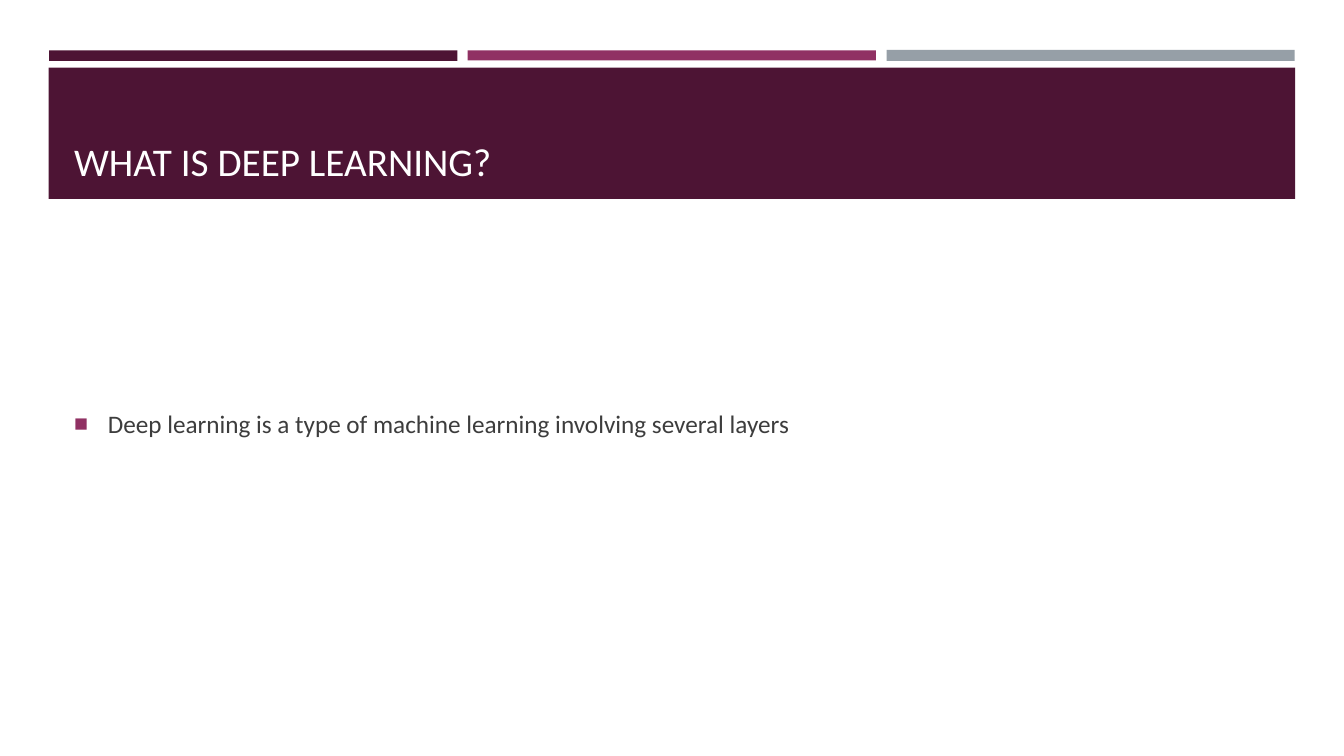
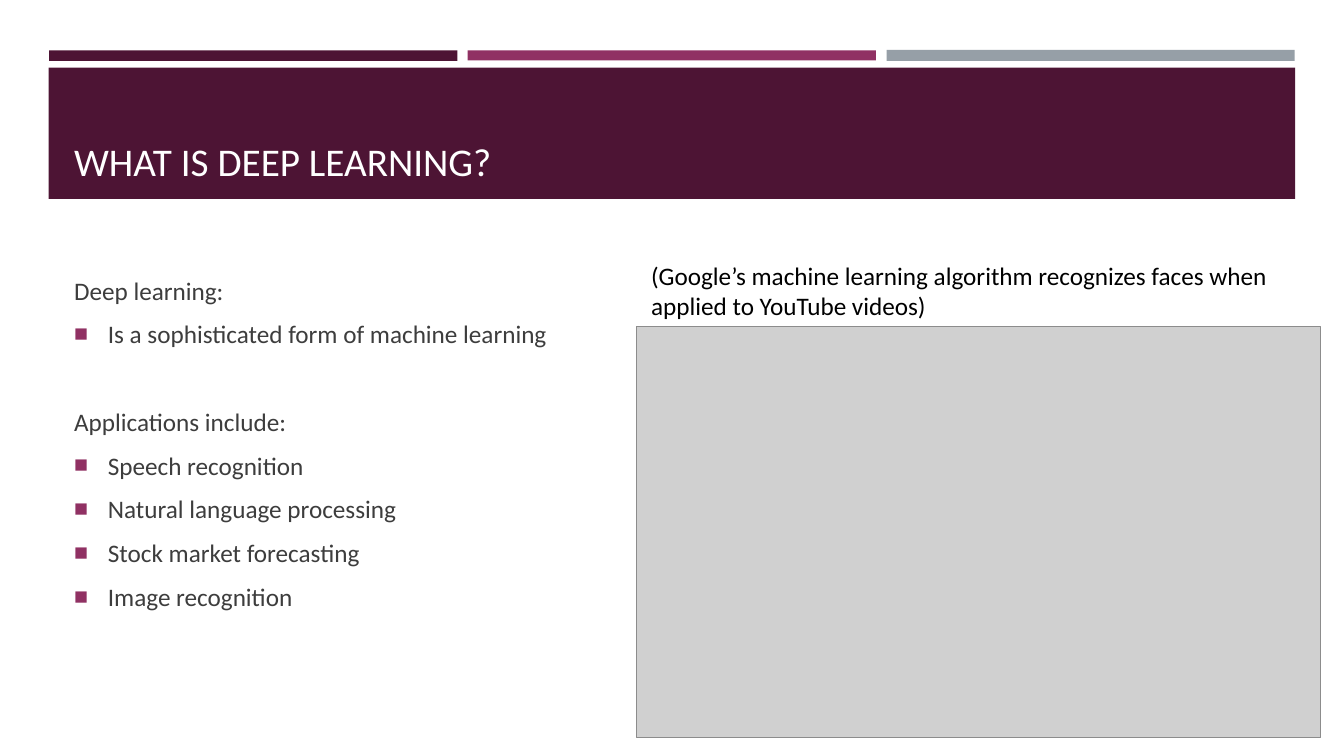
Before and after one commit to akashlevy/Deep-Learn-Oil, a slide deck: slide 7 of presentations/TRiCAM QRI Introductory Presentation.pptx (slide 3 before the commit). Drawn at 1344x756 pixels with LibreOffice and Linux fonts; fonts in the diff are those of the drawing; grey boxes stand for pictures. Boxes give left, top, right and bottom in pixels: in the first picture for what was removed or moved away, otherwise in the second. Text is boxed around its words. In the diff, an @@ line names an element or a change of style, - is before the commit and + after.

```diff
--- a/presentations/TRiCAM QRI Introductory Presentation.pptx
+++ b/presentations/TRiCAM QRI Introductory Presentation.pptx
@@ text added at [651, 266, 1266, 319], 18 pt, text #000000 @@
+(Google’s machine learning algorithm recognizes faces when applied to YouTube videos)
@@ text at [74, 282, 546, 611]: text changed @@
-■ Deep learning is a type of machine learning involving several layers
+Deep learning:
+■ Is a sophisticated form of machine learning
+Applications include:
+■ Speech recognition
+■ Natural language processing
+■ Stock market forecasting
+■ Image recognition
@@ picture added at [637, 327, 1322, 738] @@
```
Also in this commit, not shown: 5 other slides changed, 12 slides added, 1 slide removed.
